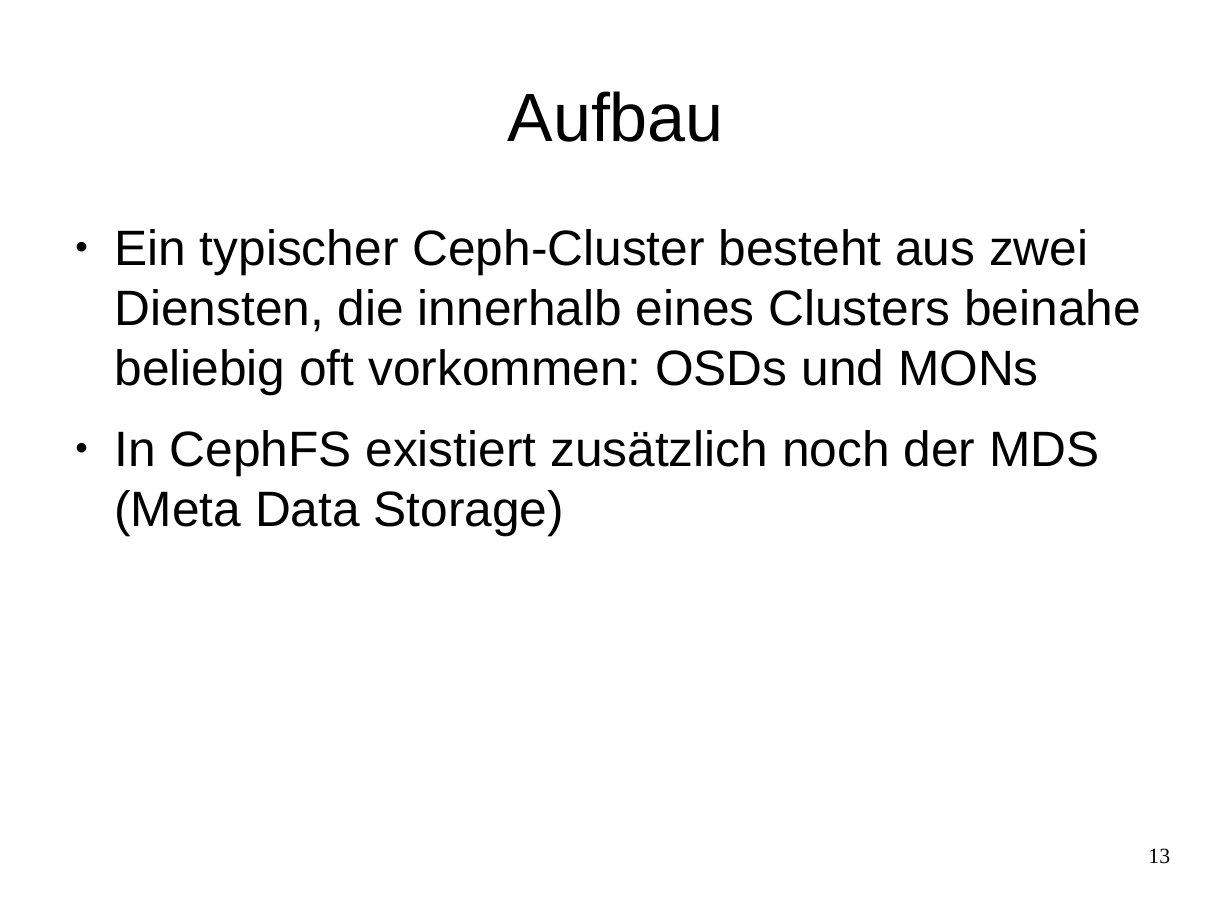
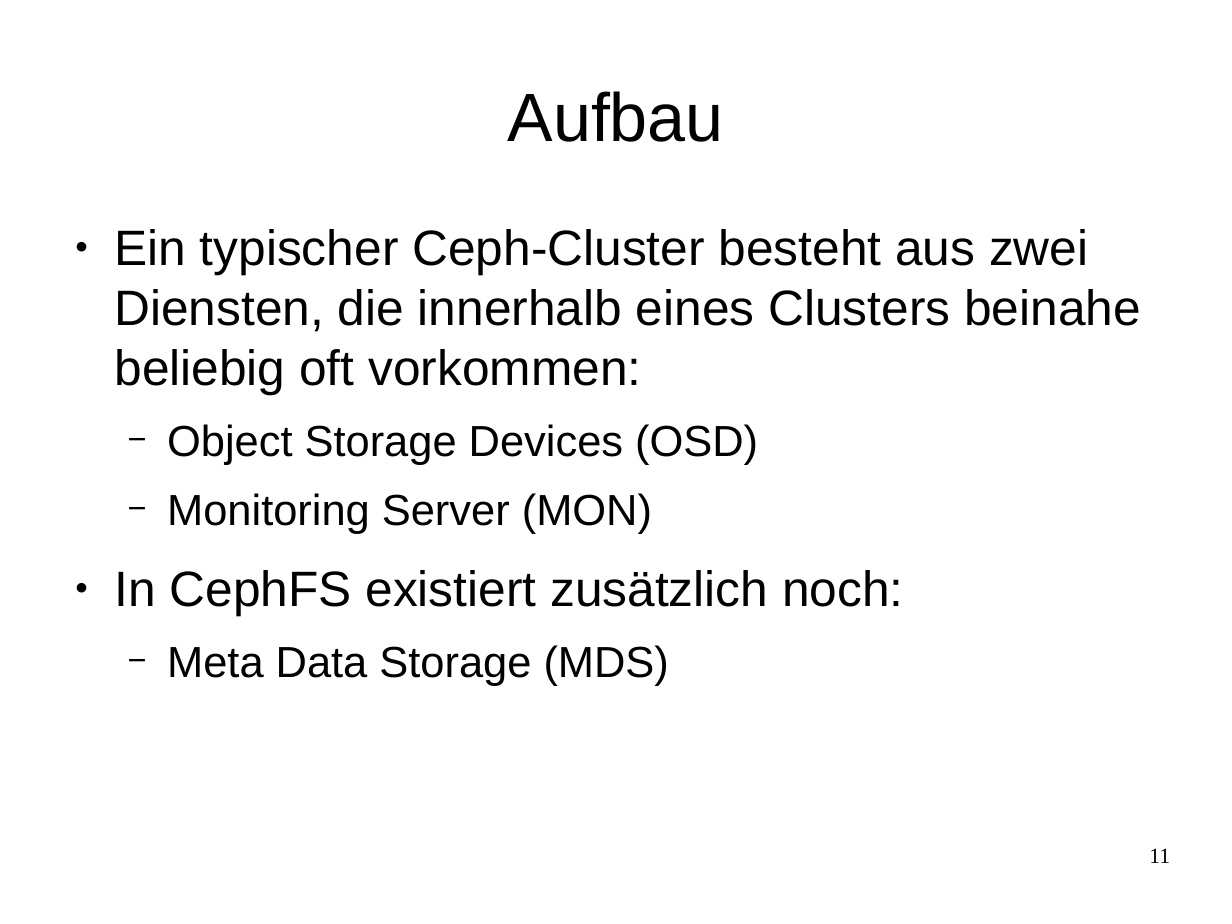
Before and after one commit to celentanos/inora, a slide deck: slide 11 of inora_vortrag_M.odp (slide 13 before the commit). Drawn at 1232x924 pixels with LibreOffice and Linux fonts; fonts in the diff are those of the drawing. Boxes give left, top, right and bottom in pixels: in the first picture for what was removed or moved away, otherwise in the second. Text is boxed around its words. In the diff, an @@ line names an element or a change of style, - is before the commit and + after.

```diff
--- a/inora_vortrag_M.odp
+++ b/inora_vortrag_M.odp
@@ text at bbox=[114, 229, 1141, 686]: text changed @@
-● Ein typischer Ceph-Cluster besteht aus zwei Diensten, die innerhalb eines Clusters beinahe beliebig oft vorkommen: OSDs und MONs
-● In CephFS existiert zusätzlich noch der MDS (Meta Data Storage)
+● Ein typischer Ceph-Cluster besteht aus zwei Diensten, die innerhalb eines Clusters beinahe beliebig oft vorkommen:
+  − Object Storage Devices (OSD)
+  − Monitoring Server (MON)
+● In CephFS existiert zusätzlich noch:
+  − Meta Data Storage (MDS)
@@ page number at bbox=[1149, 848, 1170, 863]: text changed @@
-13
+11
```
Also in this commit, not shown: 7 other slides changed, 6 slides added, 9 slides removed, 3 other files.
